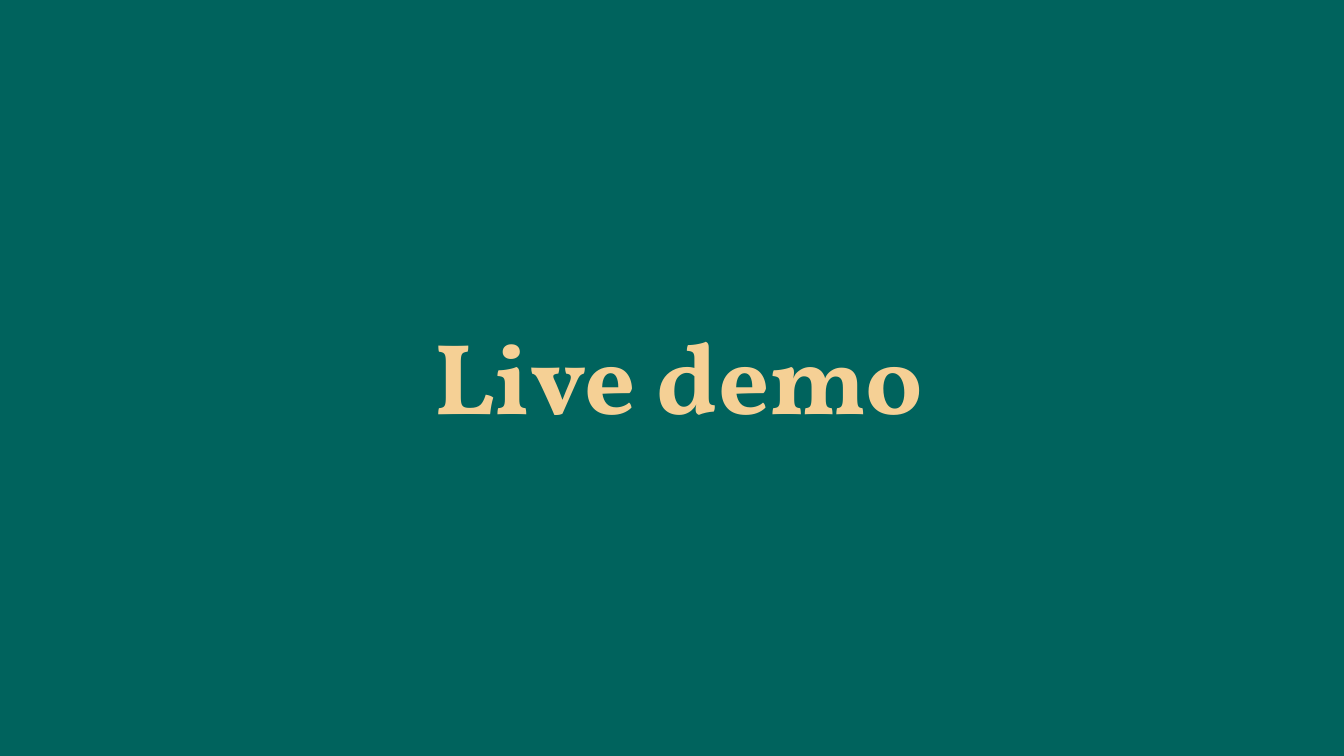
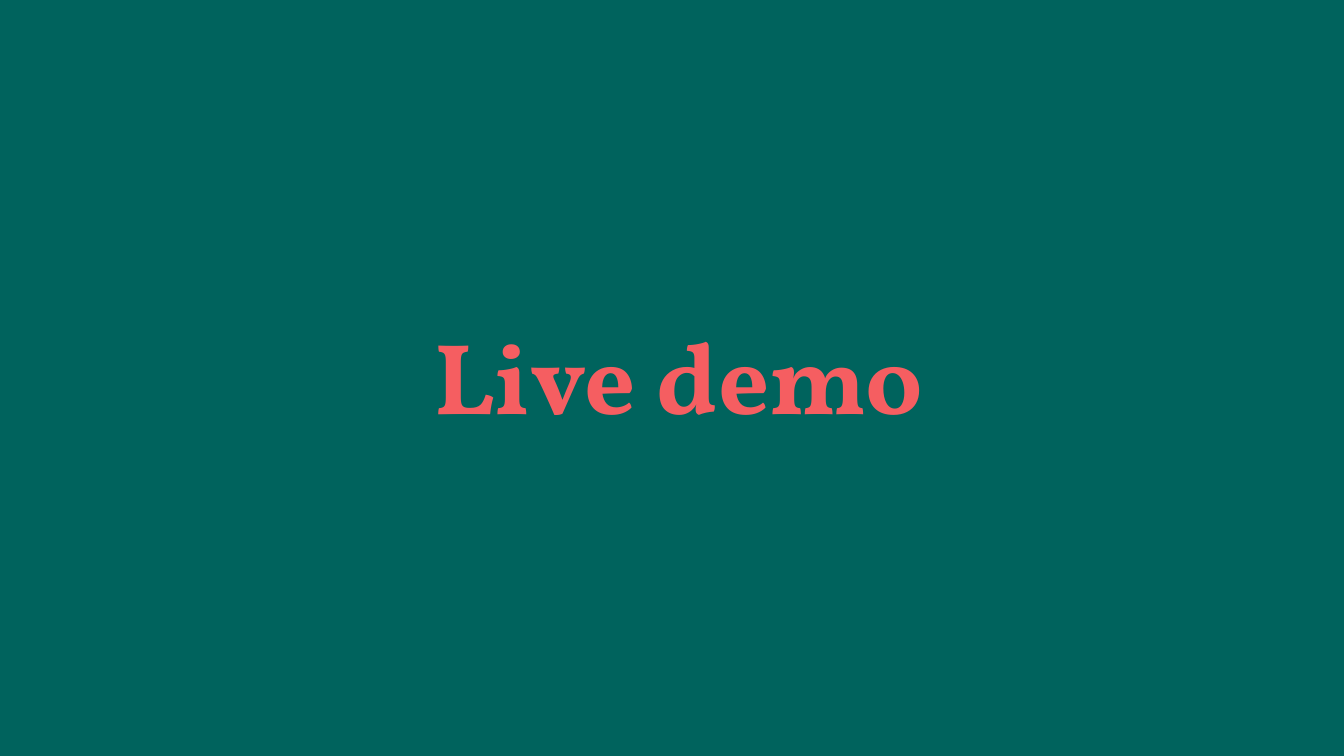
Before and after one commit to CamH04/Enterprise-Project-Group-9, a slide deck: slide 7 of Assignment2/B6 Presentation Documentation and Prototype/presentations/MY Software Presentation 3.pptx. Drawn at 1344x756 pixels with LibreOffice and Linux fonts; fonts in the diff are those of the drawing; background and template pictures are left out. Boxes give left, top, right and bottom in pixels: in the first picture for what was removed or moved away, otherwise in the second. Text is boxed around its words. In the diff, an @@ line names an element or a change of style, - is before the commit and + after.

```diff
--- a/Assignment2/B6 Presentation Documentation and Prototype/presentations/MY Software Presentation 3.pptx
+++ b/Assignment2/B6 Presentation Documentation and Prototype/presentations/MY Software Presentation 3.pptx
@@ title "Live demo" at (x1=434, y1=342, x2=923, y2=415): text colour #F5D095 to #F55E61 @@
```
Also in this commit, not shown: 6 other slides changed, 2 other files.
